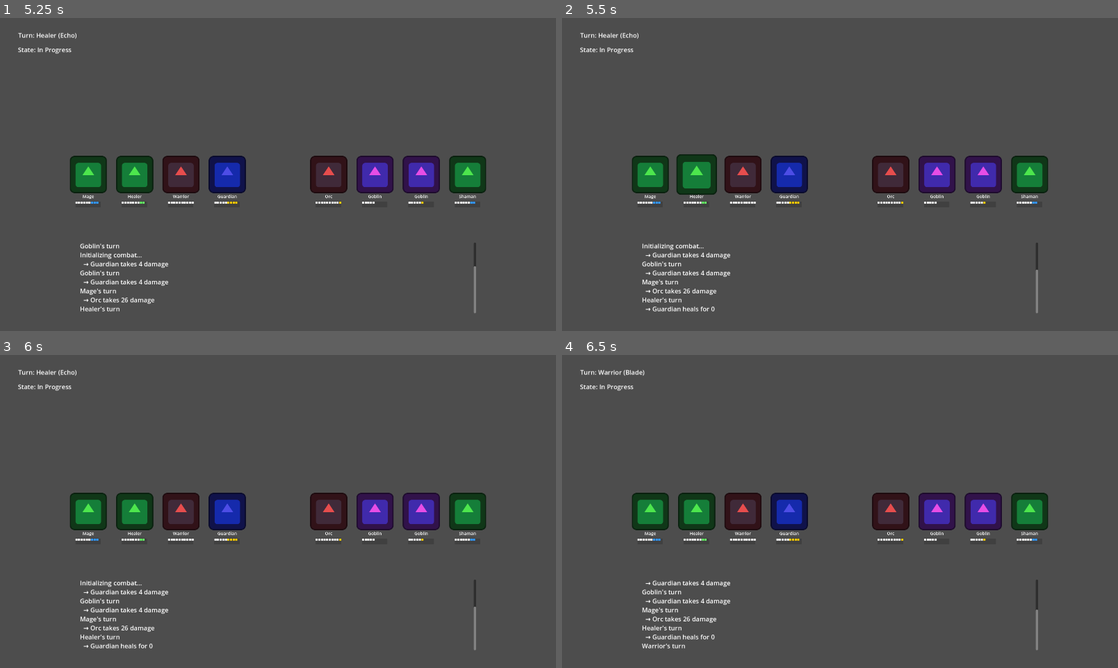
Above: before the commit, frames 1-4 (two rows, left to right).
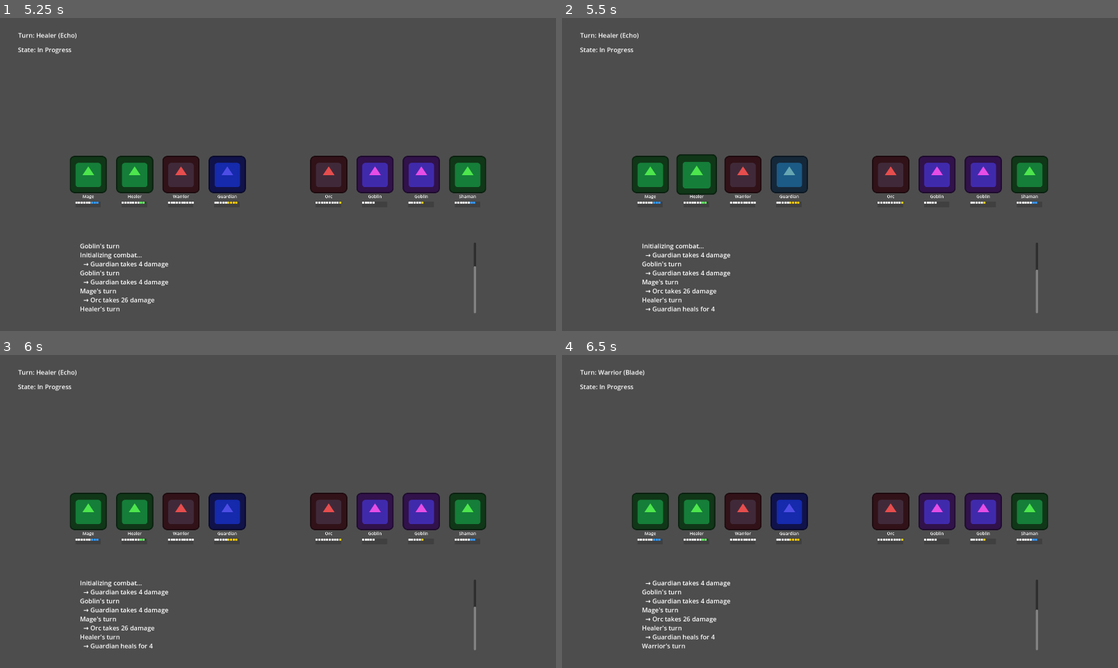
Above: after the commit, the same moments.

Repository: sadripa/autobattle-project
Game: Godot game, scene res://scenes/main.tscn
The game is run twice, just before and just after one commit, with the same random seed, the same clock (stepped at 60 frames per second) and the same inputs. The engine's default icon, where the game draws it, is replaced by a stand-in: a white triangle on a blue panel in a dark square.
Inputs (mouse positions are in pixels of both pictures, inside the frame that each line leads up to):
- Up to frame 1 (5.25 s): tap Enter at 0.5, 2.75 s; move the mouse to (400, 158) at 0.52 s; hold D 0.53-1.25 s; hold Shift 0.53-1.25 s; click (400, 158) at 0.67 s; tap Space at 0.77, 1.25, 3.5, 3.77 s; drag from (166, 190) to (250, 237) at 1.27 s; move the mouse to (333, 105) at 2.02 s; hold D 2.03-2.75 s; tap Z at 2.1 s; drag from (250, 237) to (111, 127) at 2.77 s; move the mouse to (444, 221) at 3.52 s; hold Left 3.53-4.25 s; tap Tab at 3.6 s; drag from (111, 127) to (194, 96) at 4.27 s; move the mouse to (305, 174) at 5.02 s; hold Down from 5.03 s (still down); tap V at 5.1 s; click (305, 174) at 5.17 s
- Up to frame 2 (5.5 s): keep holding Down
- Up to frame 3 (6 s): release Down at 5.75 s; drag from (194, 433) to (166, 527) at 5.77 s
- Up to frame 4 (6.5 s): no input

Frame 1 is identical in both runs. In frame 2, 0.4% of the frame differs, in the area x 26-44%, y 46-94%; in frame 3, less than 0.1%; in frame 4, less than 0.1%.
Error in both runs: Invalid access to property or key 'current_state' on a base object of type 'null instance'. (res://scripts/main.gd:23)

Commit message:
Fixed healing to work with multiple types of health

Diff:
--- a/resources/abilities/heal.tres
+++ b/resources/abilities/heal.tres
@@ -11,7 +11,7 @@
 action_type = 2
 target_type = 4
 effect_type = 1
-power = 0.3
+power = 1.0
 cooldown = 0
 icon_path = ""
 effect_animation = "support"
--- a/resources/abilities/heal_shaman.tres
+++ b/resources/abilities/heal_shaman.tres
@@ -11,7 +11,7 @@
 action_type = 2
 target_type = 3
 effect_type = 1
-power = 0.3
+power = 0.6
 cooldown = 0
 icon_path = ""
 effect_animation = "support"
--- a/scripts/character/character.gd
+++ b/scripts/character/character.gd
@@ -242,7 +242,7 @@
 	Heal character and return actual amount healed
 	"""
 
-	var actual_heal = health.heal(amount)
+	var actual_heal = health.heal_any_layer(amount)
 
 	# Update current_hp for backward compatibility
 	current_hp = health.get_total_health()
--- a/scripts/combat_actions.gd
+++ b/scripts/combat_actions.gd
@@ -136,7 +136,7 @@
 					heal_amount = ability.custom_params.flat_heal
 				else:
 					# Base healing on a percentage of max HP
-					heal_amount = int(target.max_hp * ability.power * 0.2)
+					heal_amount = int(target.max_hp * ability.power * 0.5)
 
 				# Check for special health types
 				if ability.custom_params.has("apply_overhealth") and ability.custom_params.apply_overhealth:
--- a/scripts/health/multi_layer_health.gd
+++ b/scripts/health/multi_layer_health.gd
@@ -142,6 +142,29 @@
 
 	return actual_healing
 
+func heal_any_layer(amount: int) -> int:
+	"""
+	Heals layers from bottom to top, filling each before moving up
+	"""
+	var remaining_heal = amount
+	var total_healed = 0
+
+	# Start from base health and work up
+	for i in range(layers.size()):
+		if remaining_heal <= 0:
+			break
+
+		var layer = layers[i]
+		var before = layer.current_amount
+		remaining_heal = layer.apply_healing(remaining_heal)
+		var healed = layer.current_amount - before
+
+		if healed > 0:
+			total_healed += healed
+			emit_signal("health_changed", i, layer.current_amount, layer.max_amount)
+
+	return total_healed
+
 func add_armor(amount: int, damage_reduction: float = 0.5) -> void:
 	"""
 	Add armor layer
